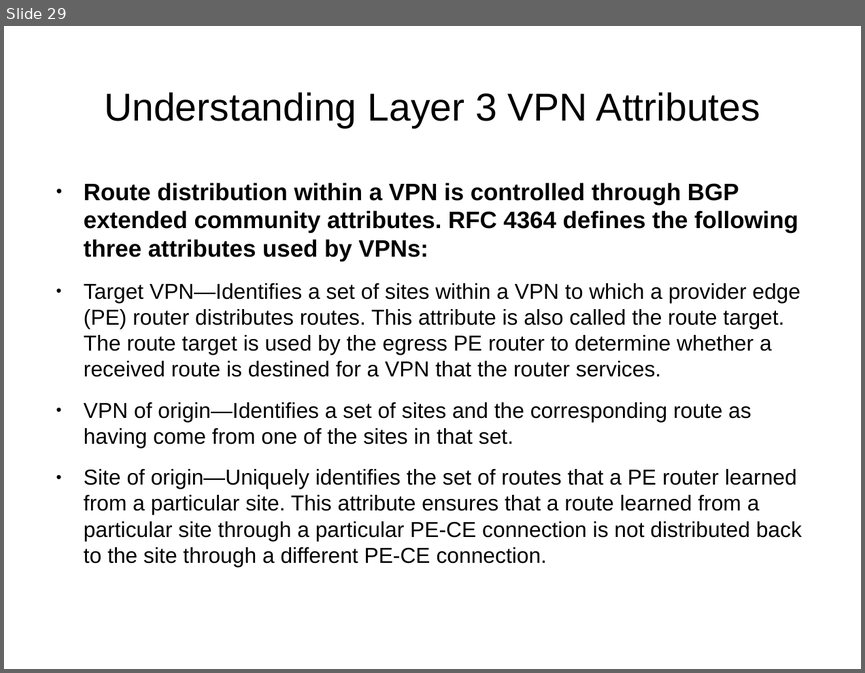
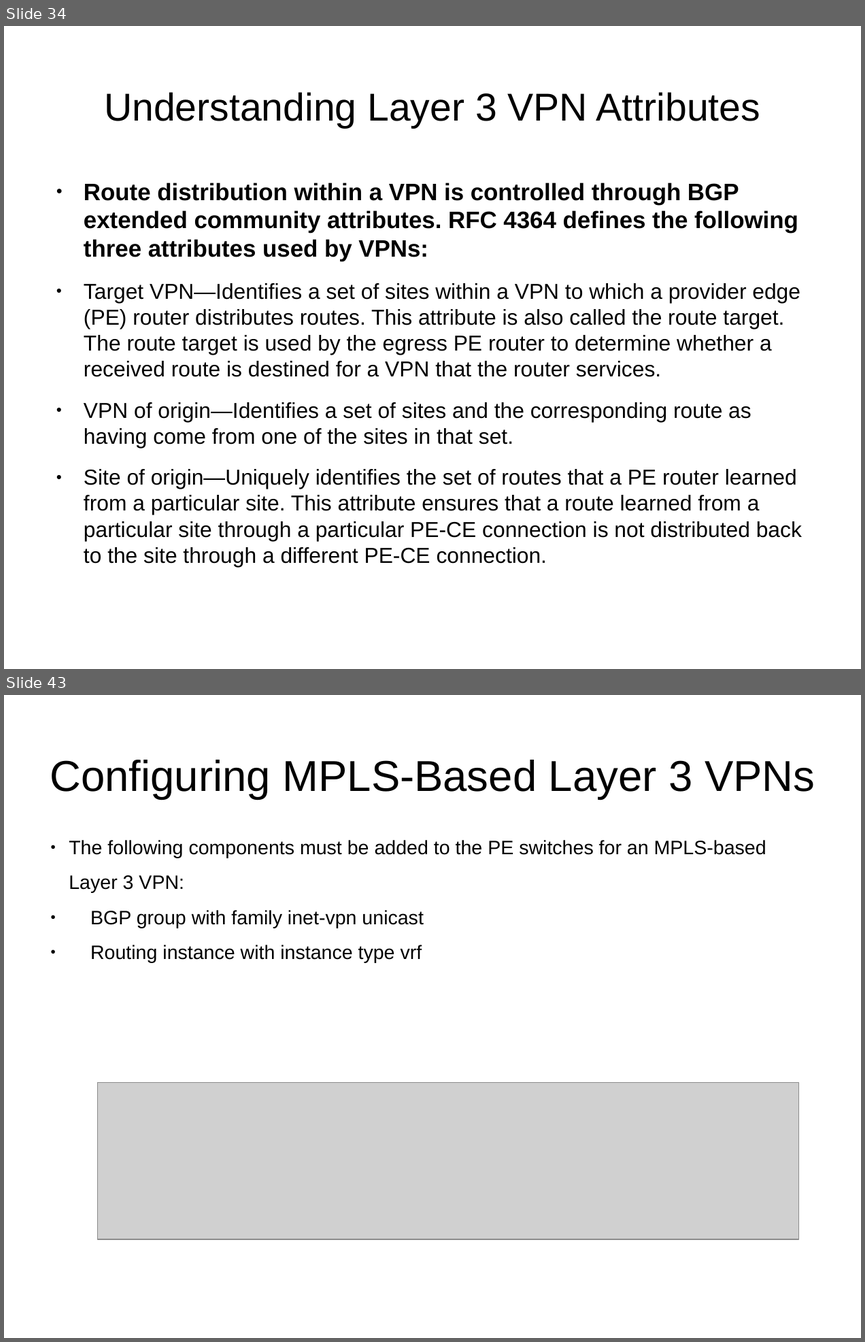
Before and after one commit to hoangphuocbk/tungsten-document, a slide deck: Networking-Tungsten.pptx. Shown one above the other, each under a label of ours: slide 29 before the commit, slides 34 and 43 after it; the slides between them are not shown. The pictures are 865x673 and 865x1342 pixels, drawn with LibreOffice and Linux fonts; fonts in the diff are those of the drawing; grey boxes stand for pictures; background and template pictures are left out. Boxes give left, top, right and bottom in pixels: in the first picture for what was removed or moved away, otherwise in the second. Text is boxed around its words. In the diff, an @@ line names an element or a change of style, - is before the commit and + after.

Commit message:
add evpn vxlan layer3

```diff
--- a/Networking-Tungsten.pptx
+++ b/Networking-Tungsten.pptx
@@ slide 43 added at [4,695,861,1338], background picture (left out) @@
@@ text added at [50,760,815,799], 40 pt, text #000000 @@
+Configuring MPLS-Based Layer 3 VPNs
@@ text added at [69,840,766,963], 18 pt, text #000000 @@
+● The following components must be added to the PE switches for an MPLS-based Layer 3 VPN:
+● BGP group with family inet-vpn unicast
+● Routing instance with instance type vrf
@@ picture added at [97,1083,799,1239] @@
@@ what was slide 29 is now slide 34 @@
```
Also in this commit, not shown: 4 slides changed, 27 other slides added, 1 slide removed, 2 other files.
